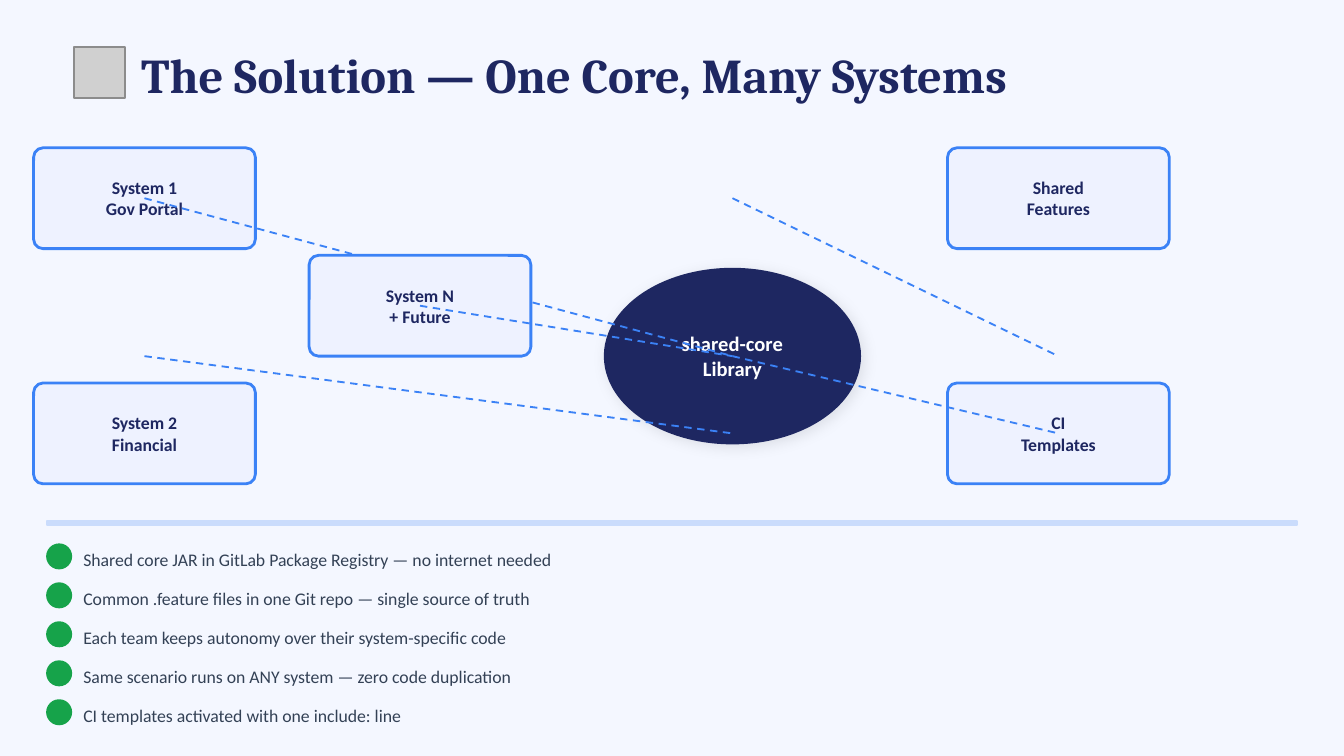
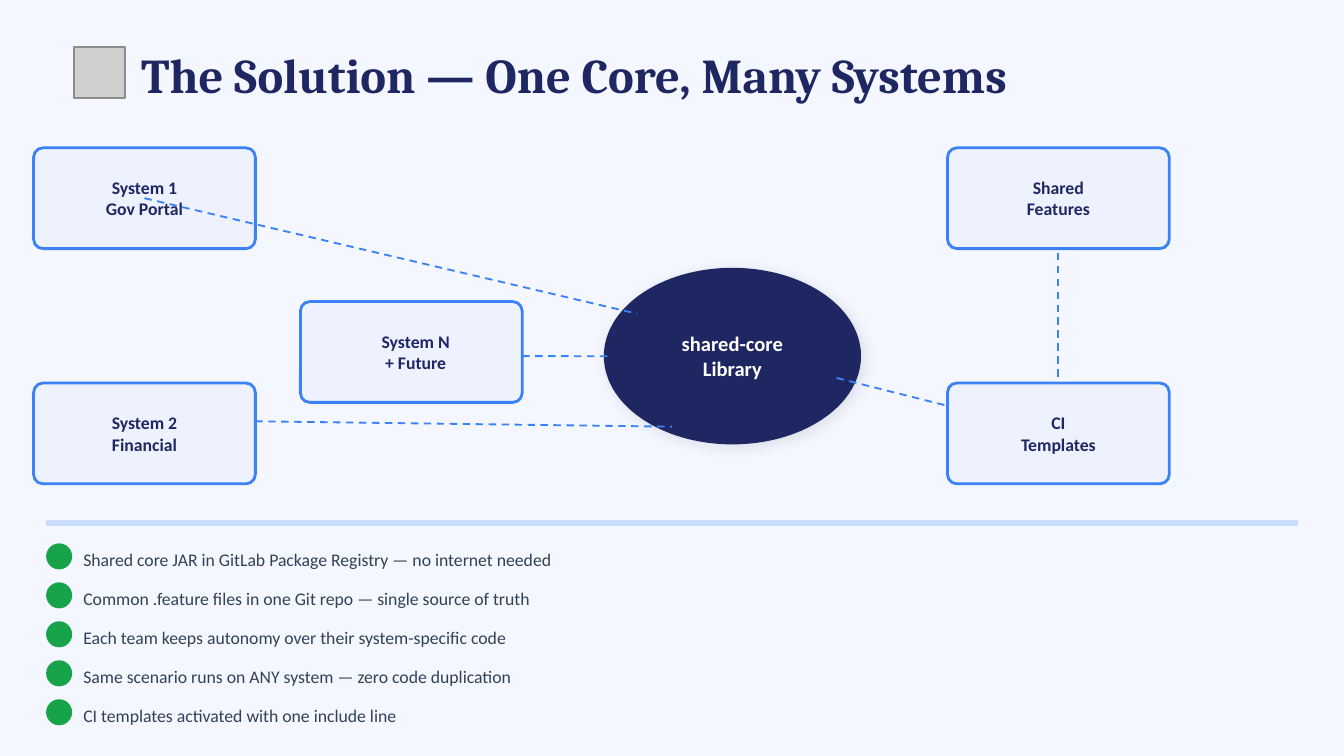
Before and after one commit to achaljoshi/shared-automation-repo, a slide deck: slide 3 of shared-automation-framework-presentation.pptx. Drawn at 1344x756 pixels with LibreOffice and Linux fonts; fonts in the diff are those of the drawing; grey boxes stand for pictures. Boxes give left, top, right and bottom in pixels: in the first picture for what was removed or moved away, otherwise in the second. Text is boxed around its words. In the diff, an @@ line names an element or a change of style, - is before the commit and + after.

Commit message:
PPT changes

```diff
--- a/shared-automation-framework-presentation.pptx
+++ b/shared-automation-framework-presentation.pptx
@@ line moved from (144, 199) - (732, 356) to (144, 199) - (637, 313) @@
@@ line removed from (732, 199) to (1059, 356) @@
@@ line added from (1058, 253) to (1058, 380), #3B82F6 1 pt dashed @@
@@ rounded rectangle moved from (x1=309, y1=255, x2=531, y2=356) to (x1=301, y1=301, x2=523, y2=402) @@
@@ text "System N" moved from (x1=386, y1=290, x2=454, y2=323) to (x1=382, y1=336, x2=450, y2=369) @@
@@ line moved from (419, 305) - (732, 356) to (523, 356) - (609, 356) @@
@@ line moved from (732, 356) - (1059, 434) to (836, 378) - (948, 406) @@
@@ line moved from (144, 356) - (732, 434) to (255, 421) - (672, 426) @@
@@ text at (x1=83, y1=709, x2=396, y2=725): text changed @@
-CI templates activated with one include: line
+CI templates activated with one include line
```
Also in this commit, not shown: 2 other slides changed, 3 slides added, 1 slide removed.
